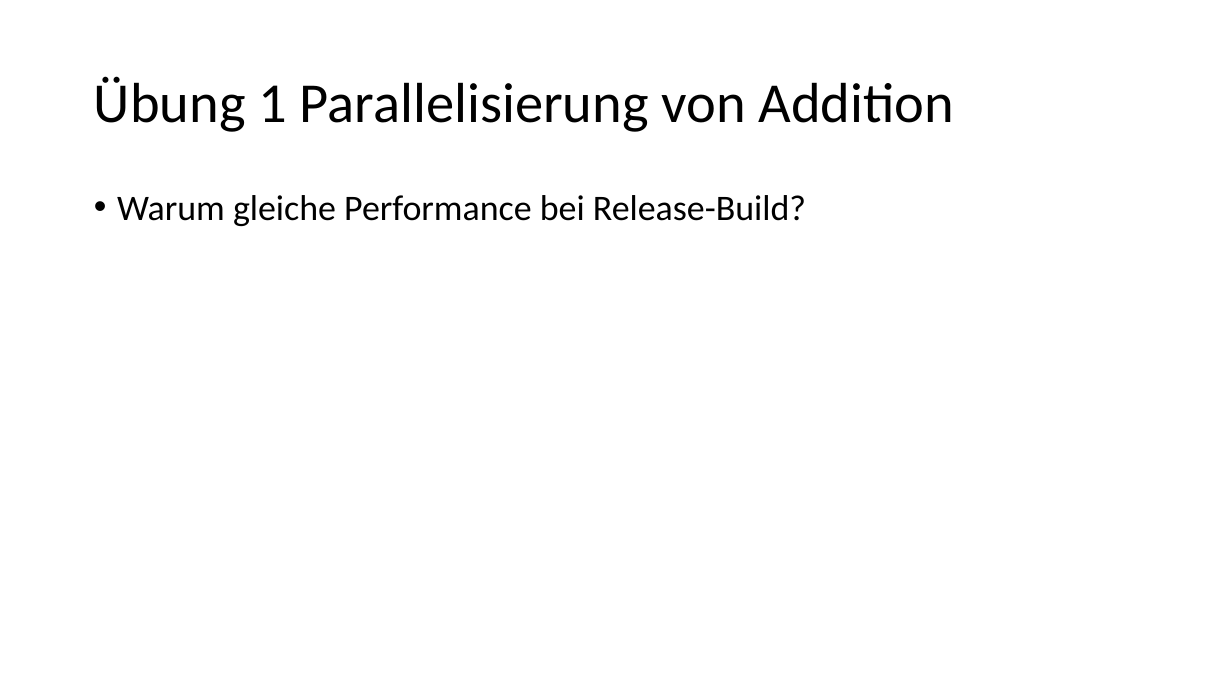
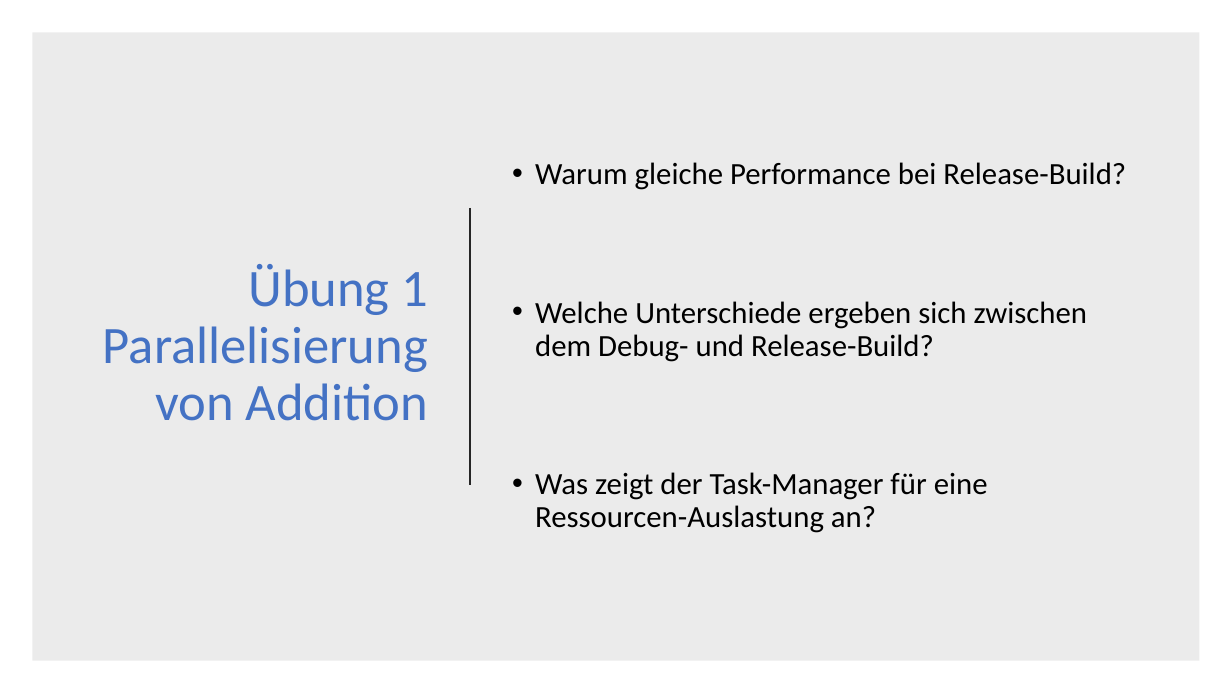
Before and after one commit to dyeske61283/ASE_OpenMP, a slide deck: slide 12 of OpenMP_Folien.pptx (slide 9 before the commit). Drawn at 1232x693 pixels with LibreOffice and Linux fonts; fonts in the diff are those of the drawing. Boxes give left, top, right and bottom in pixels: in the first picture for what was removed or moved away, otherwise in the second. Text is boxed around its words. In the diff, an @@ line names an element or a change of style, - is before the commit and + after.

Commit message:
Design Präsi angepasst; Fragen zu Übung 1+2 formuliert;

```diff
--- a/OpenMP_Folien.pptx
+++ b/OpenMP_Folien.pptx
@@ rectangle added at [32,32,1200,661], fill #000000 at 8% opacity @@
@@ title "Übung 1 Parallelisierung von Addition": place and size @@
-title "Übung 1 Parallelisierung von Addition" at [94,76,955,132]
+title "Übung 1 Parallelisierung von Addition" at [103,264,429,421]
@@ title "Übung 1 Parallelisierung von Addition" at [103,264,429,421]: size 44 to 41 pt, text colour #000000 to #4472C4; alignment left to right @@
@@ text "Warum gleiche Performance bei Release-Build?": place and size @@
-text "Warum gleiche Performance bei Release-Build?" at [117,195,806,226]
+text "Warum gleiche Performance bei Release-Build?" at [535,162,1126,533]
@@ text "Warum gleiche Performance bei Release-Build?" at [535,162,1126,533]: vertical alignment top to middle @@
@@ text at [535,162,1126,190]: size 28 to 24 pt in "Warum gleiche Performance bei Release-Build?" @@
@@ line added from (470, 208) to (470, 485), #262626 1.5 pt @@
@@ text at [535,301,1088,533]: paragraphs added @@
+• Welche Unterschiede ergeben sich zwischen dem Debug- und Release-Build?
+• Was zeigt der Task-Manager für eine Ressourcen-Auslastung an?
```
Also in this commit, not shown: 5 other slides changed, 7 slides added, 1 slide removed, 5 other files.
